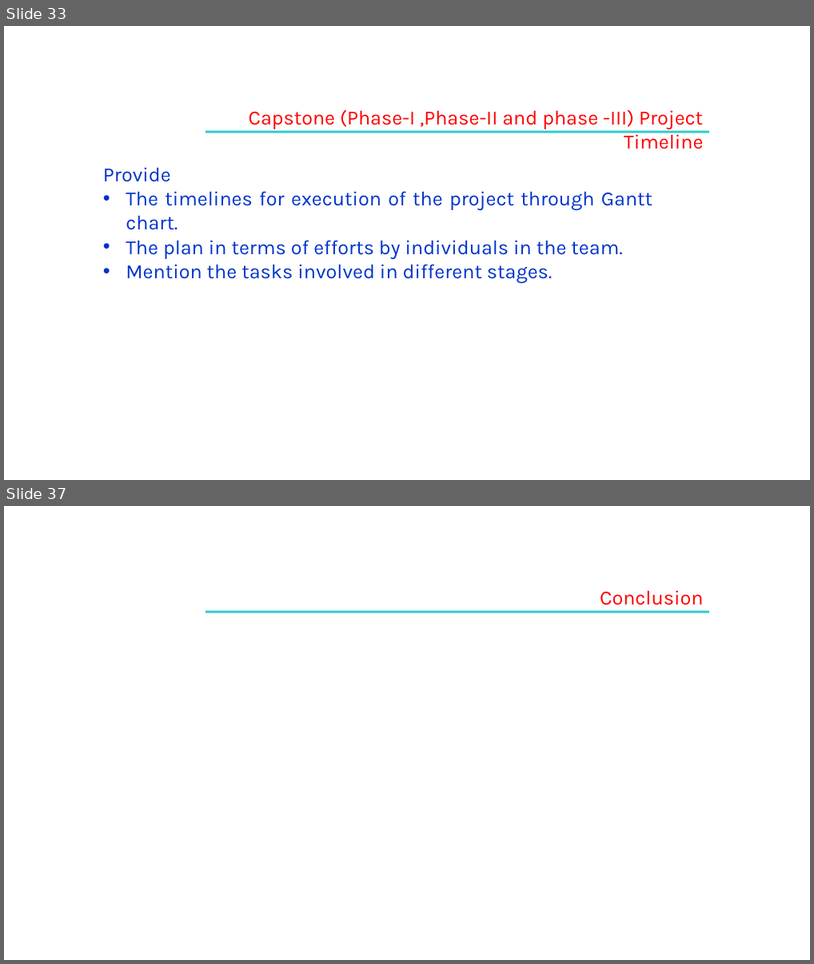
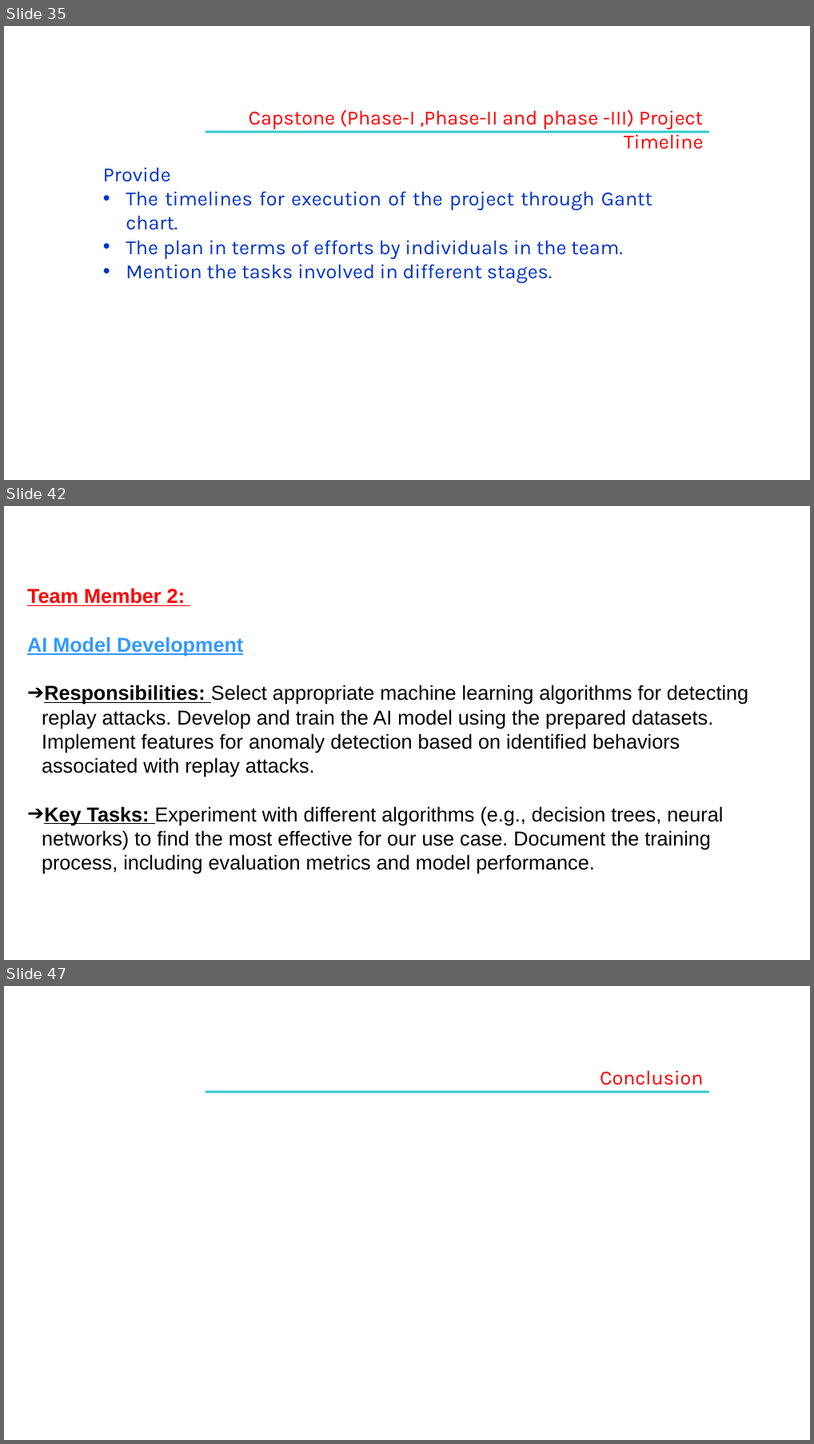
Before and after one commit to SoumyaMishra03/Capstone_Project_team_49, a slide deck: Capstone Project Phase – 2,review 1.pptx. Shown one above the other, each under a label of ours: slides 33 and 37 before the commit, slides 35, 42 and 47 after it; the slides between them are not shown. The pictures are 814x964 and 814x1444 pixels, drawn with LibreOffice and Linux fonts; fonts in the diff are those of the drawing; background and template pictures are left out. Boxes give left, top, right and bottom in pixels: in the first picture for what was removed or moved away, otherwise in the second. Text is boxed around its words. In the diff, an @@ line names an element or a change of style, - is before the commit and + after.

```diff
--- a/Capstone Project Phase – 2,review 1.pptx
+++ b/Capstone Project Phase – 2,review 1.pptx
@@ slide 42 added at (4,506,810,960), background #FFFFFF @@
@@ text added at (27,588,749,874), 24 pt, text #000000 @@
+Team Member 2:
+AI Model Development
+➔ Responsibilities: Select appropriate machine learning algorithms for detecting replay attacks. Develop and train the AI model using the prepared datasets. Implement features for anomaly detection based on identified behaviors associated with replay attacks.
+➔ Key Tasks: Experiment with different algorithms (e.g., decision trees, neural networks) to find the most effective for our use case. Document the training process, including evaluation metrics and model performance.
@@ what was slide 33 is now slide 35 @@
@@ what was slide 37 is now slide 47 @@
```
Also in this commit, not shown: 28 slides changed, 10 other slides added, 1 slide removed.
